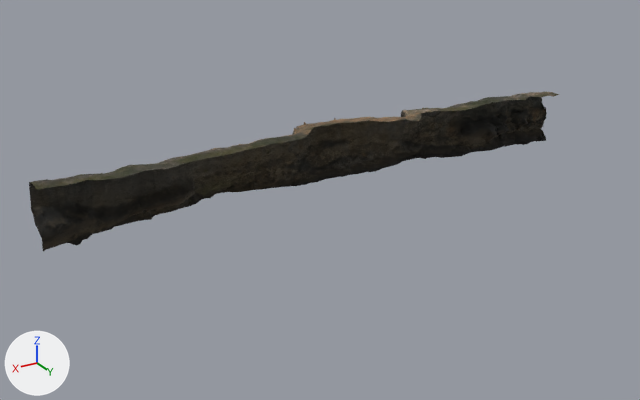
Before and after pictures for a commit that changed the glTF model public/assets/models/coastal_cliff_01/cliff-far.gltf.
Rendered twice from a 50 mm lens placed at (70.4, 115.5, 54.5), pointed at (5.2, 6.8, 0.1). Every picture has the same lights, and +X, +Y and +Z are marked at lower left. The picture after the commit comes second. Vertices at exactly the same position are counted once.

The first picture shows 'coastal_cliff_01'.
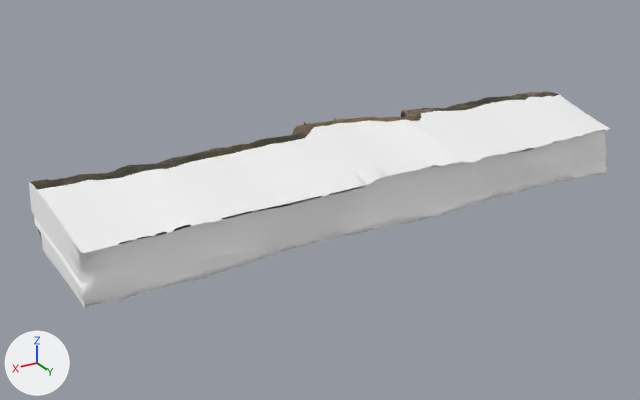
Pixel boxes [x1, y1, x2, y2] of what changed, in the pictures (640 x 400 px):
'coastal_cliff_01', reshaped (9% wider, 35% taller)
    before: [29, 91, 560, 251]
    after: [29, 91, 610, 308]
part 1 of me_plane_001, added
    after: [29, 95, 610, 308]

Edits to the bpy script that builds the scene:
```text
Add mat_solid_rock_body:
    mat_solid_rock_body = principled_material('solid-rock-body')
    mat_solid_rock_body.base_color = (1.0, 1.0, 1.0)  # white #ffffff
    mat_solid_rock_body.metallic = 1.0
    mat_solid_rock_body.roughness = 0.95
Change me_plane_001:
    used by ob_coastal_cliff_01; location = (0.0, 0.0, 0.0)
    remove me_plane_001.from_pydata(...)  # 3116 vertices, 5993 faces; spans x -45.0..46.9, y -4.7..6.2, z -0.6..9.6
    add me_plane_001.from_pydata(...)  # 4222 vertices, 8433 faces; spans x -45.0..46.9, y -4.7..19.6, z -1.7..9.6
    me_plane_001 part 1: 1106 vertices added at x -44.8..46.7, y 1.1..19.6, z -1.7..9.1
    add me_plane_001.materials.append(mat_solid_rock_body)  # white #ffffff
```
